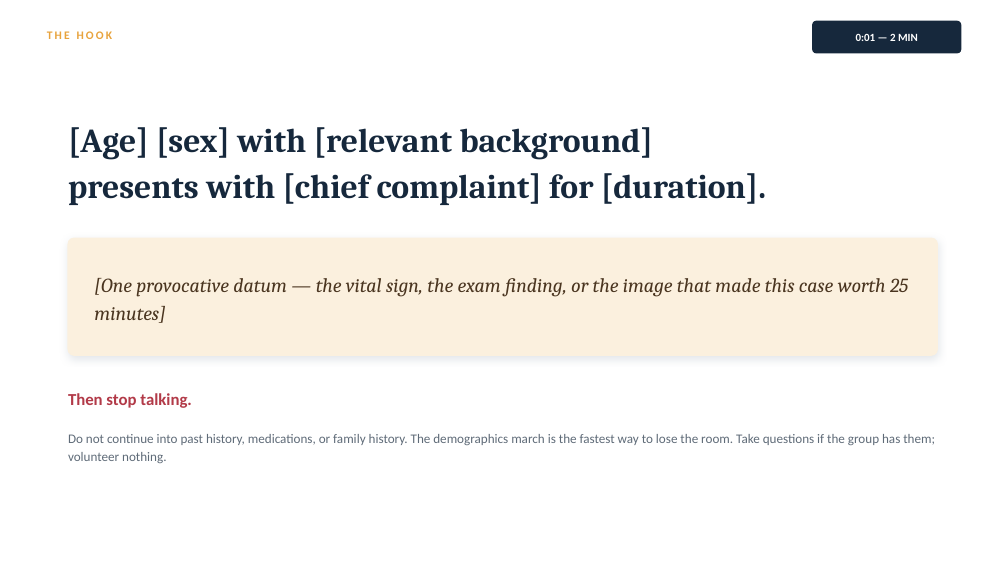
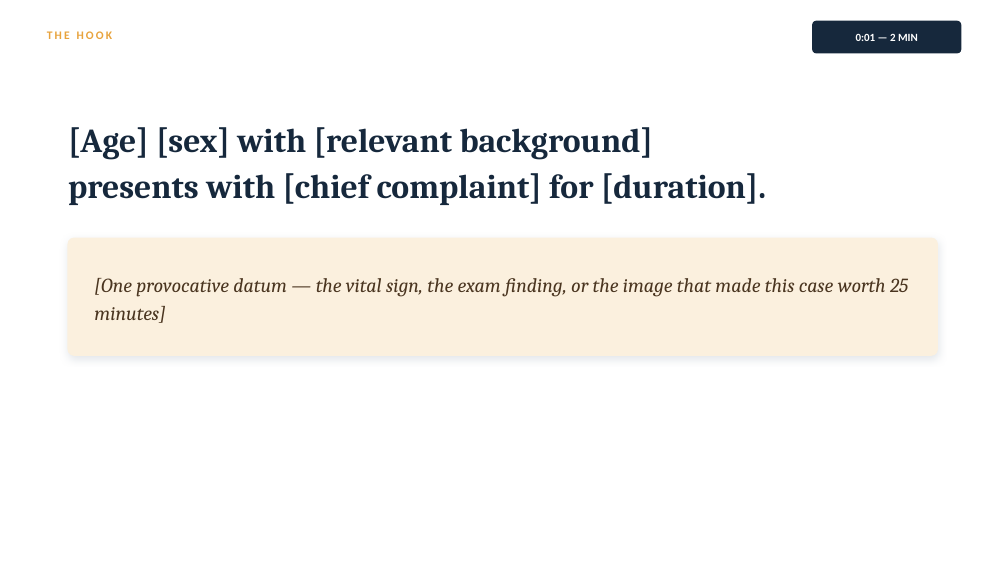
Before and after one commit to wowzersyea/Sage-Project, a slide deck: slide 3 of morning-report/handouts/Morning_Report_Presenter_Template.pptx. Drawn at 1008x567 pixels with LibreOffice and Linux fonts; fonts in the diff are those of the drawing. Boxes give left, top, right and bottom in pixels: in the first picture for what was removed or moved away, otherwise in the second. Text is boxed around its words. In the diff, an @@ line names an element or a change of style, - is before the commit and + after.

```diff
--- a/morning-report/handouts/Morning_Report_Presenter_Template.pptx
+++ b/morning-report/handouts/Morning_Report_Presenter_Template.pptx
@@ text removed at box(68, 393, 192, 408) @@
-Then stop talking.
@@ text removed at box(68, 434, 935, 463) @@
-Do not continue into past history, medications, or family history. The demographics march is the fastest way to lose the room. Take questions if the group has them; volunteer nothing.
```
Also in this commit, not shown: 3 other slides changed, 6 other files.
